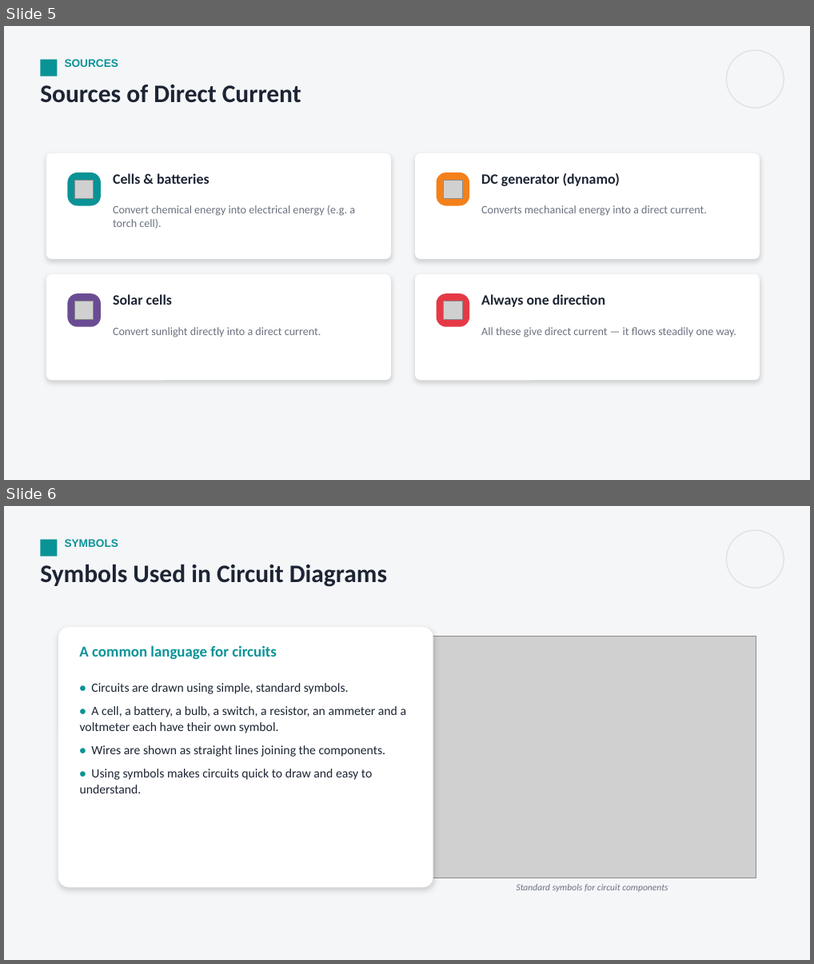
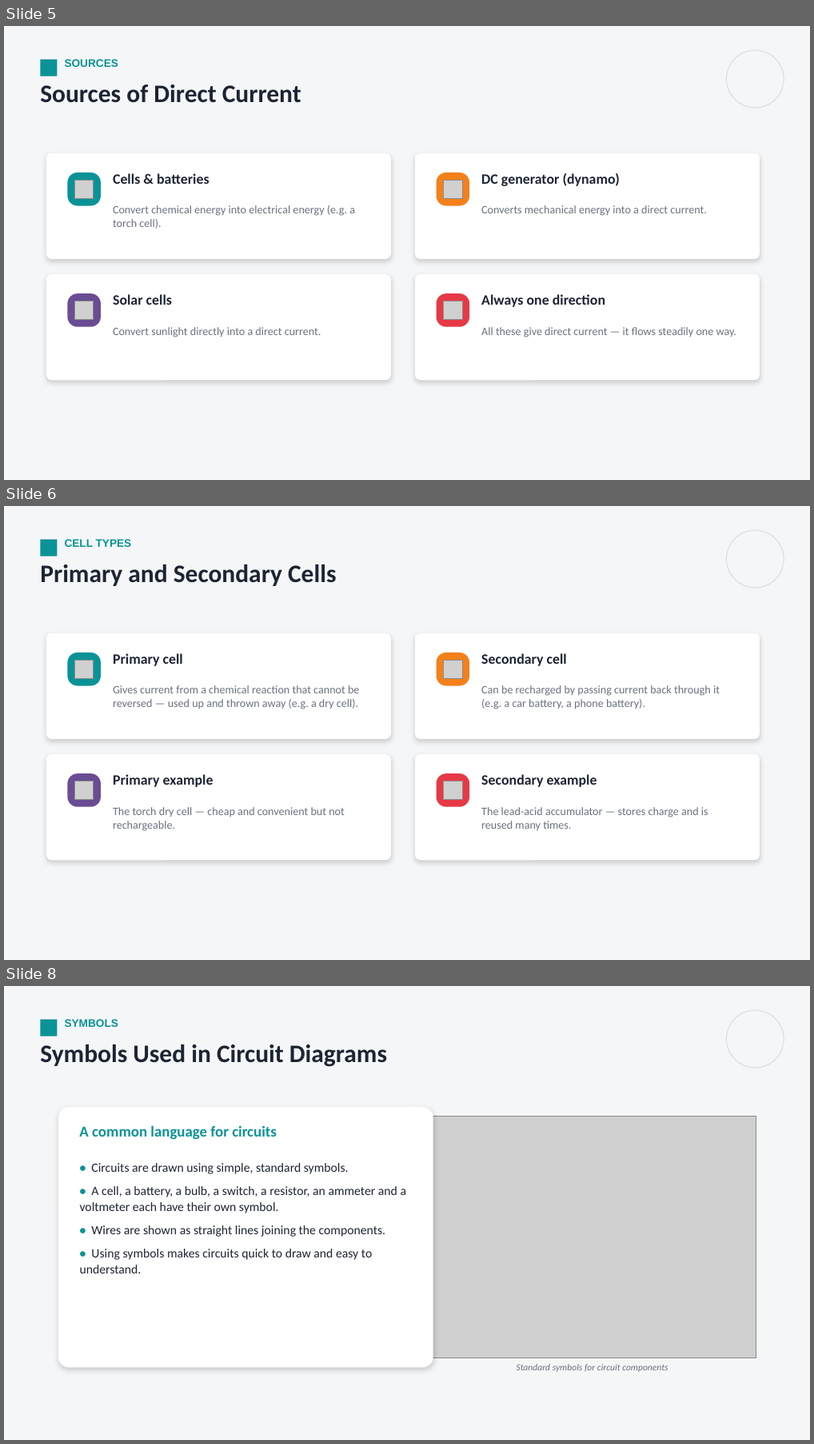
Before and after one commit to parmeshwars2911/MyFirstAR, a slide deck: ppt/Grade09/G9_S113_Current_Electricity_1.pptx. Shown one above the other, each under a label of ours: slides 5 and 6 before the commit, slides 5, 6 and 8 after it; the slides between them are not shown. The pictures are 814x964 and 814x1444 pixels, drawn with LibreOffice and Linux fonts; fonts in the diff are those of the drawing; grey boxes stand for pictures. Boxes give left, top, right and bottom in pixels: in the first picture for what was removed or moved away, otherwise in the second. Text is boxed around its words. In the diff, an @@ line names an element or a change of style, - is before the commit and + after.

```diff
--- a/ppt/Grade09/G9_S113_Current_Electricity_1.pptx
+++ b/ppt/Grade09/G9_S113_Current_Electricity_1.pptx
@@ slide 6 added at [4, 506, 810, 960], background #F4F6F8 @@
@@ rectangle added at [40, 540, 58, 556], fill #0A9396 @@
@@ text added at [65, 539, 132, 547], 13 pt, text #0A9396, bold @@
+CELL TYPES
@@ ellipse added at [727, 530, 784, 588], outline #DDE2E8 1.25 pt @@
@@ text added at [40, 564, 336, 586], 30 pt, text #1D2433, bold @@
+Primary and Secondary Cells
@@ rounded rectangle added at [46, 633, 391, 739], fill #FFFFFF @@
@@ rounded rectangle added at [415, 633, 760, 739], fill #FFFFFF @@
@@ rounded rectangle added at [67, 652, 101, 686], fill #0A9396 @@
@@ picture added at [74, 660, 94, 679] @@
@@ text added at [113, 653, 183, 666], 17 pt, text #1D2433, bold @@
+Primary cell
@@ rounded rectangle added at [437, 652, 470, 686], fill #F4801A @@
@@ picture added at [444, 660, 462, 679] @@
@@ text added at [482, 653, 567, 666], 17 pt, text #1D2433, bold @@
+Secondary cell
@@ text added at [113, 685, 359, 709], 13.5 pt, text #6B7280 @@
+Gives current from a chemical reaction that cannot be reversed — used up and thrown away (e.g. a dry cell).
@@ text added at [482, 685, 720, 709], 13.5 pt, text #6B7280 @@
+Can be recharged by passing current back through it (e.g. a car battery, a phone battery).
@@ rounded rectangle added at [46, 754, 391, 860], fill #FFFFFF @@
@@ rounded rectangle added at [415, 754, 760, 860], fill #FFFFFF @@
@@ rounded rectangle added at [67, 773, 101, 807], fill #6A4C93 @@
@@ picture added at [74, 780, 94, 800] @@
@@ text added at [113, 774, 214, 787], 17 pt, text #1D2433, bold @@
+Primary example
@@ rounded rectangle added at [437, 773, 470, 807], fill #E63946 @@
@@ picture added at [444, 780, 462, 800] @@
@@ text added at [482, 774, 598, 787], 17 pt, text #1D2433, bold @@
+Secondary example
@@ text added at [113, 807, 345, 831], 13.5 pt, text #6B7280 @@
+The torch dry cell — cheap and convenient but not rechargeable.
@@ text added at [482, 807, 709, 830], 13.5 pt, text #6B7280 @@
+The lead-acid accumulator — stores charge and is reused many times.
@@ what was slide 6 is now slide 8 @@
```
Also in this commit, not shown: 1 other slide added, 2 other files.
